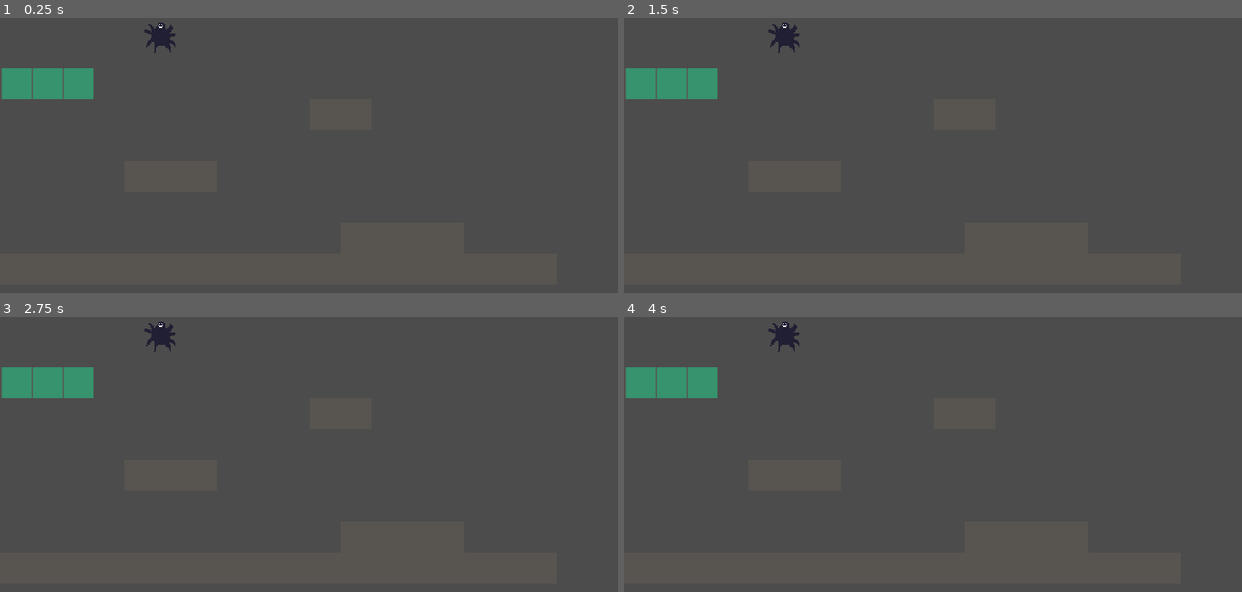
Above: before the commit, frames 1-4 (two rows, left to right).
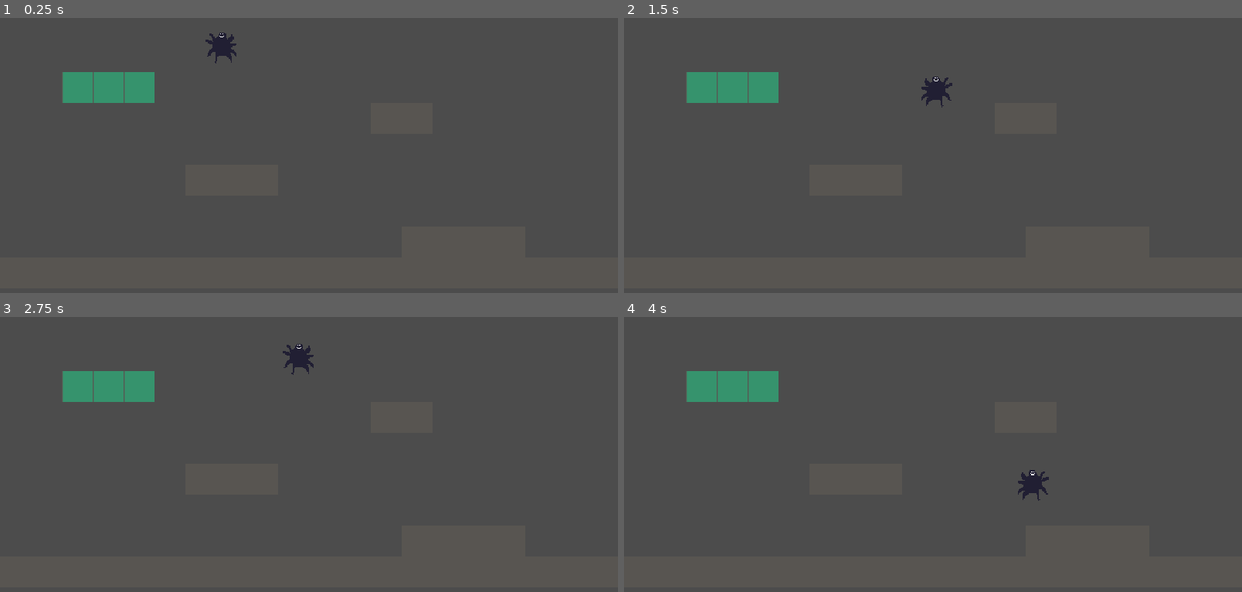
Above: after the commit, the same moments.

Repository: cinnamonmadi/itsybitsy
Game: Godot game, scene res://level.tscn
The game is run twice, just before and just after one commit, with the same random seed, the same clock (stepped at 60 frames per second) and the same inputs.
Inputs:
- Up to frame 1 (0.25 s): no input
- Up to frame 2 (1.5 s): hold Right (right) from 0.53 s (still down); tap Z (web) at 0.6, 1.35 s; tap X (jump) at 0.77 s
- Up to frame 3 (2.75 s): tap X (jump) at 1.52 s; release Right (right) at 2.03 s; hold Left (left) from 2.03 s (still down); tap Z (web) at 2.1 s
- Up to frame 4 (4 s): release Left (left) at 2.78 s; hold Right (right) from 2.78 s (still down); tap Z (web) at 2.85, 3.6 s; tap X (jump) at 3.02, 3.77 s

The runs differ from the first frame. In frame 1, 3.0% of the frame differs, in the area x 0-39%, y 1-31%; in frame 2, 3.0%; in frame 3, 2.9%; in frame 4, 3.0%.
Error before the commit: Parse Error: Expected an indented block after "if". (res://spider/spider.gd:118)

Commit message:
Beginning of webslinging
Signed-off-by: cinnamonmadi <cinnamon.madi@gmail.com>

Diff:
--- a/level.tscn
+++ b/level.tscn
@@ -54,7 +54,6 @@
 1/z_index = 0
 
 [node name="level" type="Node2D"]
-position = Vector2( -63, -4 )
 
 [node name="tilemap" type="TileMap" parent="."]
 tile_set = SubResource( 3 )
--- a/spider/spider.gd
+++ b/spider/spider.gd
@@ -13,7 +13,8 @@
 const JUMP_IMPULSE = 200
 const JUMP_INPUT_DURATION = 0.06
 const COYOTE_TIME_DURATION = 0.06
-const WEB_RADIUS = 300
+const WEB_RADIUS = 150
+const TILE_SIZE = 32
 
 var direction = 0
 var grounded = false
@@ -78,40 +79,49 @@
 		sprite.flip_h = not sprite.flip_h
 
 func update_web():
-	if web_position != null and position.distance_to(web_position) > ((WEB_SEARCH_RADIUS + 1) * 32):
-		web_position = null
+	# if web_position != null and position.distance_to(web_position) > WEB_RADIUS:
+		# web_position = null
 	if web_position == null:
 		web.set_point_position(1, Vector2.ZERO)
 	else:
 		web.set_point_position(1, web_position - position)
 
+func tile_distance(tile_position):
+	return pow(tile_position.x - position.x, 2) + pow(tile_position.y - position.y, 2) - pow(WEB_RADIUS, 2)
+
 func nearest_web_tile():
-	var player_coordinates = tilemap.world_to_map(position)
-	var nearest_point = null
+	var nearest_tile = null
+	var nearest_tile_dist = -1
 
-	for search_radius in range(0, WEB_SEARCH_RADIUS + 1):
-		print(search_radius)
-		var start = player_coordinates - Vector2(search_radius, search_radius)
-		var end = player_coordinates + Vector2(search_radius, search_radius)
-		var search_points = []
+	var start = Vector2(floor((position.x - WEB_RADIUS) / TILE_SIZE), floor((position.y - WEB_RADIUS) / TILE_SIZE))
+	var end = Vector2(floor((position.x + WEB_RADIUS) / TILE_SIZE), floor((position.y + WEB_RADIUS) / TILE_SIZE))
+	for y in range(start.y, end.y + 1):
+		for x in range(start.x, end.x + 1):
+			var tile_point = Vector2(x, y)
+			var tile_position = tile_point * TILE_SIZE
 
-		for x in range(start.x, end.x + 1):
-			search_points.append(Vector2(x, start.y))
-			search_points.append(Vector2(x, end.y))
-		for y in range(start.y + 1, end.y):
-			search_points.append(Vector2(start.x, y))
-			search_points.append(Vector2(end.x, y))
+			var dist_top_left = position.distance_to(tile_position + Vector2(TILE_SIZE, 0))
+			var dist_top_right = position.distance_to(tile_position + Vector2(TILE_SIZE, 0))
+			var dist_bottom_left = position.distance_to(tile_position + Vector2(0, TILE_SIZE))
+			var dist_bottom_right = position.distance_to(tile_position + Vector2(TILE_SIZE, TILE_SIZE))
 
-		for point in search_points:
-			if tilemap.get_cellv(point) == 1:
-				return tilemap.map_to_world(point)
-	return null
+			var dist_min = min(dist_top_left, min(dist_top_right, min(dist_bottom_left, dist_bottom_right)))
+
+			if dist_min > WEB_RADIUS or tilemap.get_cellv(tile_point) != 1:
+				continue
+
+			var tile_center = tile_position + Vector2(TILE_SIZE / 2.0, TILE_SIZE / 2.0)
+			web_raycast.cast_to = tile_center - position
+			web_raycast.force_raycast_update()
+			var raycast_point = web_raycast.get_collision_point()
+			if tile_center.distance_to(raycast_point) > sqrt(2 * pow(TILE_SIZE / 2.0, 2)):
+				continue
+
+			if nearest_tile == null or position.distance_to(raycast_point) < nearest_tile_dist:
+				nearest_tile = raycast_point
+				nearest_tile_dist = position.distance_to(raycast_point)
+
+	return nearest_tile
 
 func websling():
-	web_position = null
-	var nearest_tile = nearest_web_tile()
-	if nearest_tile != null:
-		web_raycast.cast_to = (nearest_tile - position) + Vector2(16, 16)
-		web_raycast.force_raycast_update()
-		var collision = web_raycast.get_collider()
-		if collision == tilemap:
+	web_position = nearest_web_tile()
